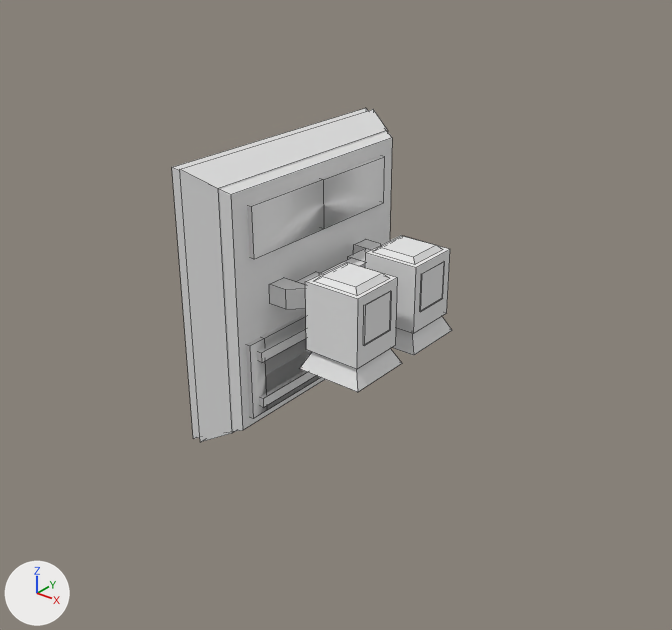
The OBJ model mccore/src/main/resources/assets/ivv/objmodels/parts/hoverwheel_xl.obj: old version first, new version second.
Before and after are seen from a camera (50 mm lens) standing at (1.163, -1.299, 0.738) and looking at (0.141, -0.021, -0.054). Every picture has the same lights, and +X, +Y and +Z are marked at lower left. Mesh edges are drawn as thin lines. Where no turn or scale is listed for an object, it has been applied to the vertices. Vertices at the same position are counted once.

In view in the first picture: 'cube', 'hover', 'hoverthrusterleft', 'hoverthrusterright'.
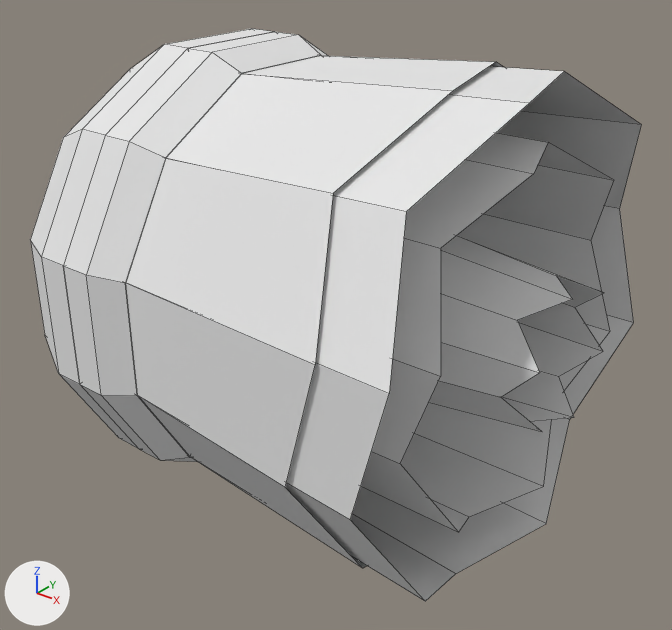
What differs and where, as boxes (x1, y1, x2, y2) in the pictures (672 x 630 px):
'gloweffect3_translucent', added: after (126, 56, 641, 601)
'cube', reshaped: before (172, 108, 392, 442); after (31, 29, 274, 449)
'gloweffect2_translucent', added: after (361, 133, 614, 532)
'rotate', added: after (63, 32, 328, 462)
'gloweffect1_translucent', added: after (429, 235, 604, 432)
'hoverthrusterleft', deleted: before (300, 262, 402, 392)
'hoverthrusterright', deleted: before (365, 236, 452, 355)
'hover', deleted: before (296, 248, 370, 285)
'extend', added: after (125, 56, 317, 456)

The change, as a list of edits to the scene's bpy script:
```text
Change me_cube:
    used by ob_cube; location = (0.0, 0.0, 0.0)
    remove me_cube.from_pydata(...)  # 84 vertices, 69 faces; spans x -0.014..0.162, y -0.273..0.273, z -0.273..0.273
    add me_cube.from_pydata(...)  # 50 vertices, 60 faces; spans x -0.375..-0.125, y -0.438..0.438, z -0.438..0.438
    me_cube part 1: the whole mesh is rebuilt
Add me_rotate:
    me_rotate.from_pydata(...)  # 48 vertices, 48 faces; spans x -0.125..0.0, y -0.438..0.438, z -0.438..0.438
    me_rotate.materials.append(mat_m_0)  # white #e7e7e7
Add me_gloweffect3_translucent:
    me_gloweffect3_translucent.from_pydata(...)  # 36 vertices, 24 faces; spans x 0.0..0.562, y -0.438..0.438, z -0.438..0.438
    me_gloweffect3_translucent.materials.append(mat_m_0)  # white #e7e7e7
Add me_gloweffect2_translucent:
    me_gloweffect2_translucent.from_pydata(...)  # 24 vertices, 12 faces; spans x 0.0..0.562, y -0.312..0.312, z -0.328..0.328
    me_gloweffect2_translucent.materials.append(mat_m_0)  # white #e7e7e7
Add me_gloweffect1_translucent:
    me_gloweffect1_translucent.from_pydata(...)  # 24 vertices, 12 faces; spans x 0.0..0.625, y -0.188..0.188, z -0.188..0.188
    me_gloweffect1_translucent.materials.append(mat_m_0)  # white #e7e7e7
Add me_extend:
    me_extend.from_pydata(...)  # 111 vertices, 114 faces; spans x -0.125..0.0, y -0.406..0.406, z -0.406..0.406
    me_extend.materials.append(mat_m_0)  # white #e7e7e7
Remove ob_hover:
    ob_hover = bpy.data.objects.new('hover', me_hover)
    ob_hover.location = (0.0, 0.0, 0.0)
Remove ob_hoverthrusterleft:
    ob_hoverthrusterleft = bpy.data.objects.new('hoverthrusterleft', me_hoverthrusterleft)
    ob_hoverthrusterleft.location = (0.0, 0.0, 0.0)
Remove ob_hoverthrusterright:
    ob_hoverthrusterright = bpy.data.objects.new('hoverthrusterright', me_hoverthrusterright)
    ob_hoverthrusterright.location = (0.0, 0.0, 0.0)
Add ob_rotate:
    ob_rotate = bpy.data.objects.new('rotate', me_rotate)
    ob_rotate.location = (0.0, 0.0, 0.0)
Add ob_gloweffect3_translucent:
    ob_gloweffect3_translucent = bpy.data.objects.new('gloweffect3_translucent', me_gloweffect3_translucent)
    ob_gloweffect3_translucent.location = (0.0, 0.0, 0.0)
Add ob_gloweffect2_translucent:
    ob_gloweffect2_translucent = bpy.data.objects.new('gloweffect2_translucent', me_gloweffect2_translucent)
    ob_gloweffect2_translucent.location = (0.0, 0.0, 0.0)
Add ob_gloweffect1_translucent:
    ob_gloweffect1_translucent = bpy.data.objects.new('gloweffect1_translucent', me_gloweffect1_translucent)
    ob_gloweffect1_translucent.location = (0.0, 0.0, 0.0)
Add ob_extend:
    ob_extend = bpy.data.objects.new('extend', me_extend)
    ob_extend.location = (0.0, 0.0, 0.0)
```
